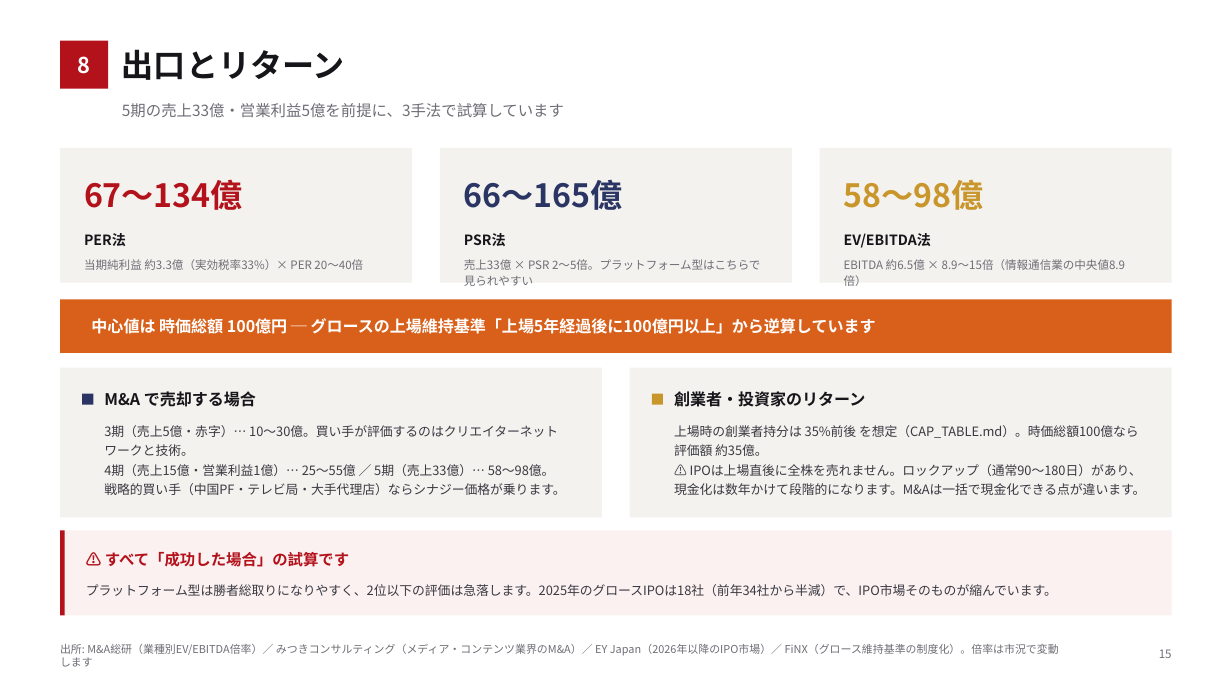
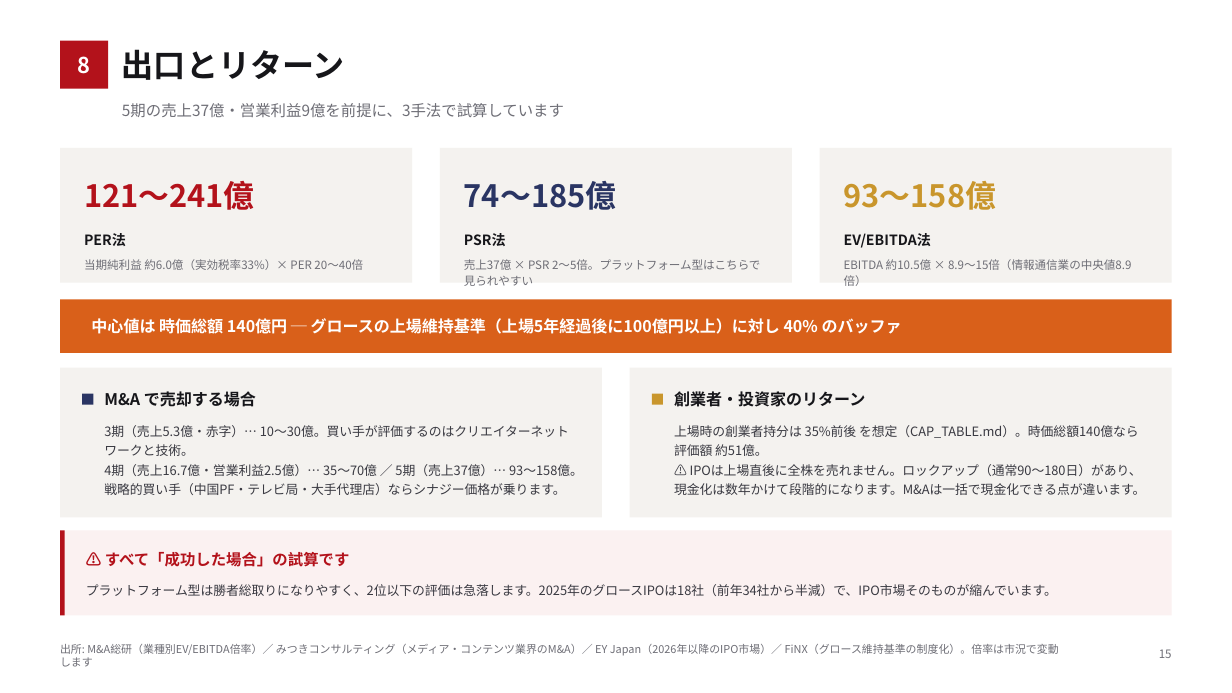
Before and after one commit to bpn333333/test, a slide deck: slide 16 of 投資家向け企画書.pptx. Drawn at 1232x693 pixels with LibreOffice and Linux fonts; fonts in the diff are those of the drawing. Boxes give left, top, right and bottom in pixels: in the first picture for what was removed or moved away, otherwise in the second. Text is boxed around its words. In the diff, an @@ line names an element or a change of style, - is before the commit and + after.

```diff
--- a/投資家向け企画書.pptx
+++ b/投資家向け企画書.pptx
@@ text at (122, 103, 564, 117): text changed @@
-5期の売上33億・営業利益5億を前提に、3手法で試算しています
+5期の売上37億・営業利益9億を前提に、3手法で試算しています
@@ text at (84, 181, 255, 210): text changed; size 25 to 24 pt @@
-67〜134億
+121〜241億
@@ text at (464, 181, 616, 210): text changed; size 25 to 24 pt @@
-66〜165億
+74〜185億
@@ text at (844, 181, 996, 210): text changed; size 25 to 24 pt @@
-58〜98億
+93〜158億
@@ text at (84, 259, 363, 270): text changed @@
-当期純利益 約3.3億（実効税率33%）× PER 20〜40倍
+当期純利益 約6.0億（実効税率33%）× PER 20〜40倍
@@ text at (464, 259, 761, 286): text changed @@
-売上33億 × PSR 2〜5倍。プラットフォーム型はこちらで見られやすい
+売上37億 × PSR 2〜5倍。プラットフォーム型はこちらで見られやすい
@@ text at (844, 259, 1132, 270): text changed @@
-EBITDA 約6.5億 × 8.9〜15倍（情報通信業の中央値8.9倍）
+EBITDA 約10.5億 × 8.9〜15倍（情報通信業の中央値8.9倍）
@@ text at (91, 316, 902, 337): text changed @@
-中心値は 時価総額 100億円 ─ グロースの上場維持基準「上場5年経過後に100億円以上」から逆算しています
+中心値は 時価総額 140億円 ─ グロースの上場維持基準（上場5年経過後に100億円以上）に対し 40% のバッファ
@@ text at (104, 425, 583, 476): text changed @@
-3期（売上5億・赤字）… 10〜30億。買い手が評価するのはクリエイターネットワークと技術。
-4期（売上15億・営業利益1億）… 25〜55億 ／ 5期（売上33億）… 58〜98億。
+3期（売上5.3億・赤字）… 10〜30億。買い手が評価するのはクリエイターネットワークと技術。
+4期（売上16.7億・営業利益2.5億）… 35〜70億 ／ 5期（売上37億）… 93〜158億。
@@ text at (674, 425, 1139, 456): text changed @@
-上場時の創業者持分は 35%前後 を想定（CAP_TABLE.md）。時価総額100億なら評価額 約35億。
+上場時の創業者持分は 35%前後 を想定（CAP_TABLE.md）。時価総額140億なら評価額 約51億。
```
Also in this commit, not shown: 4 other slides changed, 7 other files.
